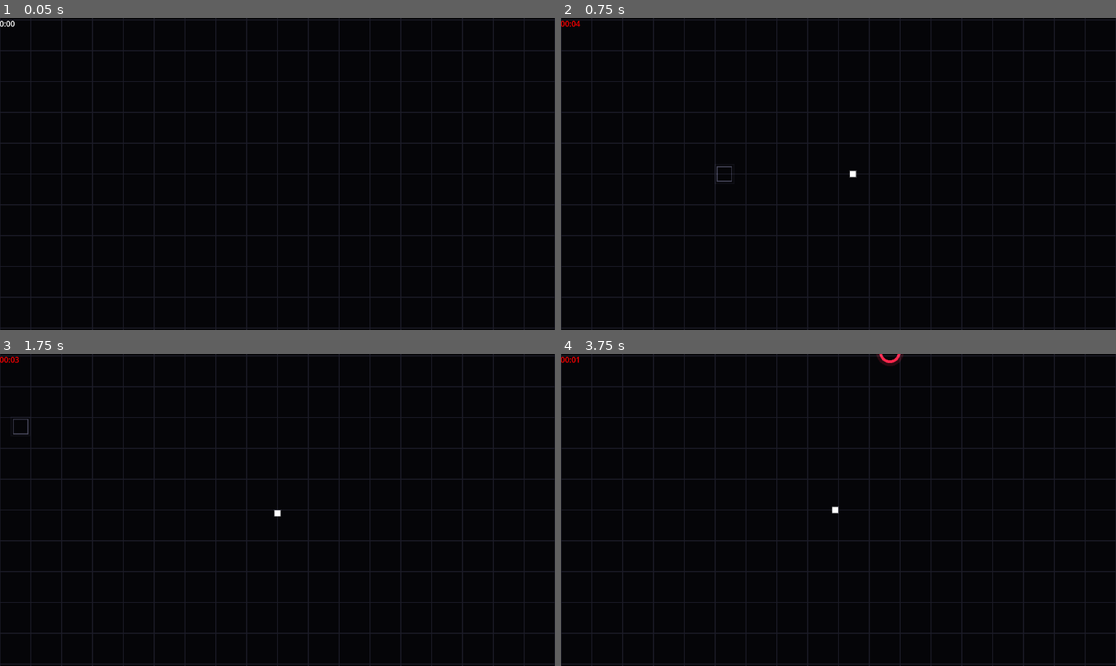
Above: before the commit, frames 1-4 (two rows, left to right).
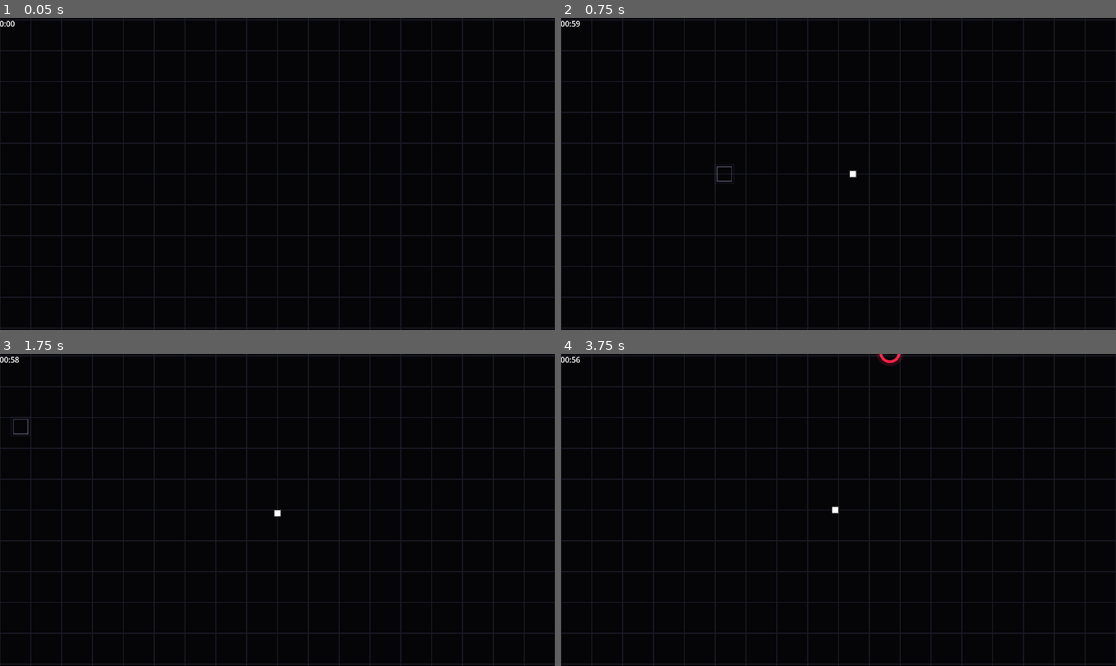
Above: after the commit, the same moments.

Repository: AnonymousXavier/ink-void
Game: Godot game, scene res://Scenes/world.tscn
The game is run twice, just before and just after one commit, with the same random seed, the same clock (stepped at 60 frames per second) and the same inputs.
Inputs (mouse positions are in pixels of both pictures, inside the frame that each line leads up to):
- Up to frame 1 (0.05 s): no input
- Up to frame 2 (0.75 s): tap Enter at 0.5 s; move the mouse to (960, 158) at 0.52 s; hold Right (right) from 0.53 s (still down); tap Shift (dash) at 0.6 s; click (960, 158) at 0.67 s
- Up to frame 3 (1.75 s): tap Space (parry) at 0.8, 1.35 s; move the mouse to (166, 525) at 1.27 s; release Right (right) at 1.28 s; hold Down (down) from 1.28 s (still down); tap Shift (dash) at 1.55 s
- Up to frame 4 (3.75 s): move the mouse to (894, 441) at 2.02 s; release Down (down) at 2.03 s; hold Right (right) 2.03-2.78 s; tap Shift (dash) at 2.1, 3.05, 3.6 s; tap Space (parry) at 2.3, 2.85, 3.5 s; move the mouse to (810, 572) at 2.77 s; hold Up (up) 2.78-3.53 s; click (810, 572) at 2.92 s; move the mouse to (1005, 556) at 3.52 s; hold Left (left) from 3.53 s (still down)

Frame 1 is identical in both runs. In frame 2, less than 0.1% of the frame differs, in the area x 0-4%, y 0-3%; in frame 3, less than 0.1%; in frame 4, less than 0.1%.

Commit message:
Gameplay Rework

Diff:
--- a/AutoLoads/Constants.gd
+++ b/AutoLoads/Constants.gd
@@ -11,14 +11,21 @@
 const UPGRADES: Dictionary = {
 	"hyper_dash": {
 		"title": "Hyper Dash",
-		"desc": "+600 Dash Speed.\n-1.0s Cooldown."
+		"desc": "+600 Dash Speed.\n-1.0s Cooldown.",
+		"max_level": 2,
+		"speed_inc": 600.0,
+		"cd_dec": 1.0
 	},
 	"thick_blood": {
 		"title": "Thick Blood",
-		"desc": "+1 Max HP.\nFully restore Health."
+		"desc": "+1 Max HP.\nFully restore Health.",
+		"max_level": 5,
+		"hp_inc": 1
 	},
 	"railgun_pierce": {
 		"title": "Railgun Pierce",
-		"desc": "Parried bullets rip\nthrough all enemies."
+		"desc": "+3 Parried Bullet Pierce.",
+		"max_level": 3,
+		"pierce_inc": 3
 	}
 }
--- a/AutoLoads/Stats.gd
+++ b/AutoLoads/Stats.gd
@@ -5,7 +5,7 @@
 }
 
 @onready var projectile_weapon_datas: Dictionary[Enums.ENTITY_TYPES, ProjectileWeaponData] = {
-	Enums.ENTITY_TYPES.NORMAL_ENEMY: Misc.create_projectile_data_for(0.25, 1, Constants.CHUNK_SIZE, [Enums.ALIGNMENTS.PLAYER])
+	Enums.ENTITY_TYPES.NORMAL_ENEMY: Misc.create_projectile_data_for(1, 1, Constants.CHUNK_SIZE * 0.375, [Enums.ALIGNMENTS.PLAYER])
 }
 
 @onready var health_data: Dictionary[Enums.ENTITY_TYPES, HealthData] = {
--- a/Resources/ProjectileWeaponData.gd
+++ b/Resources/ProjectileWeaponData.gd
@@ -6,7 +6,12 @@
 @export var damage: float
 @export var fire_rate: float # Bullets per sec
 @export var target_id: int
+
 @export var target_alignments: Array[Enums.ALIGNMENTS]
+
+var is_aiming: bool = false
+var aim_timer: float = 0.0
+var aim_duration: float = 0.8 # Takes 0.8 seconds to lock on and fire
 
 func clone() -> ProjectileWeaponData:
 	var data_clone = ProjectileWeaponData.new()
--- a/Systems/enemy_manager.gd
+++ b/Systems/enemy_manager.gd
@@ -29,6 +29,7 @@
 func spawn_enemy(): # A higher level function, spawn enemy a random an enemy at a random coord outside screen boundaries
 	var enemy_type = Enums.ENTITY_TYPES.NORMAL_ENEMY
 	var camera = SceneInstances.camera
+	var entity_manager = SceneInstances.entity_manager
 
 	var cam_center = camera.position
 	var cam_size = camera.get_size()
@@ -39,4 +40,26 @@
 	var spawn_pos = Vector2i(cam_center) + Vector2i(x,y) * direction
 
 	var enemy_id = Factories.create_enemy(enemy_type, spawn_pos)
+
+	# --- THE ESCALATION MULTIPLIER ---
+	var wave_sys = SceneInstances.wave_system
+	if wave_sys:
+		var wave = wave_sys.current_wave
+		var render = entity_manager.render_components.get(enemy_id)
+		var health = entity_manager.health_components.get(enemy_id)
+		var velocity = entity_manager.velocity_components.get(enemy_id)
+
+		# +50% HP per wave, +20% Speed per wave
+		var hp_multiplier: float = 1.0 + ((wave - 1) * 0.25)
+		var speed_multiplier: float = 1.0 + ((wave - 1) * 0.1)
+
+		health.maxHealth = max(1, int(health.maxHealth * hp_multiplier))
+		health.health = health.maxHealth
+
+		velocity.speed *= speed_multiplier
+
+		# Tint the enemies slightly red as they get stronger
+		var red_tint = min(1.0, 0.1 * wave)
+		render.modulate = Color(1.0, 1.0 - red_tint, 1.0 - red_tint)
+
 	SceneInstances.entity_manager.add_entity_to_a_chunk(spawn_pos, enemy_id)
--- a/Systems/rendering_system.gd
+++ b/Systems/rendering_system.gd
@@ -91,3 +91,24 @@
 		# draw_arc(center, radius, start_angle, end_angle, point_count, color, width, antialiased)
 		# We use 64 points to keep it perfectly smooth but highly optimized for mobile!
 		draw_arc(final_screen_pos, wave_data.radius * zoom, 0.0, TAU, Constants.TILE_SIZE * 0.5, flash_color, ring_thickness, true)
+
+	# THE LASER SIGHTS
+	var weapons = SceneInstances.entity_manager.projectile_weopon_components
+	if player_id != -1 and player_id in SceneInstances.entity_manager.transform_components:
+		var p_transform = SceneInstances.entity_manager.transform_components[player_id]
+		var player_screen_pos = screen_center + ((p_transform.position - camera_pos) * zoom)
+
+		for w_id in weapons:
+			var weapon = weapons[w_id]
+			if weapon.is_aiming and w_id in SceneInstances.entity_manager.transform_components:
+				var e_transform = SceneInstances.entity_manager.transform_components[w_id]
+				var enemy_screen_pos = screen_center + ((e_transform.position - camera_pos) * zoom)
+
+				# The laser intensifies as the timer drops to 0!
+				var charge_ratio = 1.0 - (weapon.aim_timer / weapon.aim_duration)
+
+				# Starts faint red, becomes bright solid red
+				var laser_color = Color(1.0, 0.0, 0.0, 0.2 + (0.8 * charge_ratio))
+				var laser_thickness = (1.0 + (3.0 * charge_ratio)) * zoom
+
+				draw_line(enemy_screen_pos, player_screen_pos, laser_color, laser_thickness, true)
--- a/Systems/shooting_system.gd
+++ b/Systems/shooting_system.gd
@@ -1,37 +1,32 @@
 extends Node
 class_name ShootingSystem
 
-func update(_delta: float) -> void:
+func update(delta: float) -> void:
 	var entity_manager = SceneInstances.entity_manager
 	var player_id = entity_manager.player_id
 
-	if player_id == -1 or not entity_manager.active_entities.has(player_id):
-		return
+	if player_id == -1 or not entity_manager.active_entities.has(player_id): return
 
 	var player_transform = entity_manager.transform_components.get(player_id)
-	if not player_transform:
-		return
+	if not player_transform: return
 
 	var weapon_components = entity_manager.projectile_weopon_components
 	var countdown_components = entity_manager.countdown_components
 	var transform_components = entity_manager.transform_components
 
-	# Loop through ONLY the entities that have guns
+	var max_simultaneous_shots: int = 3 # THE SWARM THRESHOLD
+	var current_aiming_count: int = 0
+
+	# PASS 1: Process active aimers and count tokens
 	for entity_id in weapon_components:
 		var weapon_data: ProjectileWeaponData = weapon_components[entity_id]
-		var transform_data: TransformData = transform_components.get(entity_id)
-		var countdown_data: CountDownData = countdown_components.get(entity_id)
 
-		if not transform_data or not countdown_data:
-			continue
+		if weapon_data.is_aiming:
+			current_aiming_count += 1
+			weapon_data.aim_timer -= delta
 
-		# Pure, direct distance check. No chunk mapping required!
-		var distance_squared = transform_data.position.distance_squared_to(player_transform.position)
-		var max_range_squared = weapon_data.attack_range * weapon_data.attack_range
-
-		if distance_squared <= max_range_squared:
-			if not countdown_data.started:
-				# Trigger the shot directly at the player
+			if weapon_data.aim_timer <= 0.0:
+				# 1. Fire the bullet!
 				var shoot_event = {
 					"type": Enums.EVENT_TYPES.SHOOT_TARGET,
 					"id": entity_id,
@@ -39,4 +34,29 @@
 					"damage": weapon_data.damage
 				}
 				SceneInstances.events_manager.add_event(shoot_event)
-				CountDownSystem.start_countdown_for(countdown_data)
+
+				# 2. Release the token and go on global cooldown
+				weapon_data.is_aiming = false
+				current_aiming_count -= 1
+				var cd_data = countdown_components.get(entity_id)
+				if cd_data: CountDownSystem.start_countdown_for(cd_data)
+
+	# PASS 2: Check for newly provoked enemies
+	for entity_id in weapon_components:
+		var weapon_data: ProjectileWeaponData = weapon_components[entity_id]
+		var transform_data: TransformData = transform_components.get(entity_id)
+		var countdown_data: CountDownData = countdown_components.get(entity_id)
+
+		if not transform_data or not countdown_data: continue
+
+		# If they aren't aiming, and aren't on cooldown, check the trap!
+		if not weapon_data.is_aiming and not countdown_data.started:
+			var distance_sq = transform_data.position.distance_squared_to(player_transform.position)
+			var max_range_sq = weapon_data.attack_range * weapon_data.attack_range
+
+			if distance_sq <= max_range_sq:
+				# They are in the trap! Can they grab a token?
+				if current_aiming_count < max_simultaneous_shots:
+					weapon_data.is_aiming = true
+					weapon_data.aim_timer = weapon_data.aim_duration
+					current_aiming_count += 1
--- a/Systems/upgrade_system.gd
+++ b/Systems/upgrade_system.gd
@@ -13,20 +13,39 @@
 			apply_upgrade(player_id, upgrade_id, entity_manager)
 
 func apply_upgrade(player_id: int, upgrade_id: String, em: EntityManager) -> void:
+	var wave_sys = SceneInstances.wave_system
+	var live_deck = wave_sys.active_deck
+
+	if not live_deck.has(upgrade_id): return # Safety check
+
+	# Extract the data payload for this specific card
+	var data = live_deck[upgrade_id]
+
+	# 1. Apply the Data-Driven Math
 	match upgrade_id:
 		"hyper_dash":
 			var dash = em.dash_components.get(player_id)
 			if dash:
-				dash.dash_speed += 600.0 # From 1800 to 2400
-				dash.cooldown = max(1.0, dash.cooldown - 1.0) # Reduce cooldown by 1s
-
+				dash.dash_speed += data["speed_inc"]
+				dash.cooldown = max(1.0, dash.cooldown - data["cd_dec"])
 		"thick_blood":
 			var health = em.health_components.get(player_id)
 			if health:
-				health.maxHealth += 1
-				health.health = health.maxHealth # Heal to full
-
+				health.maxHealth += data["hp_inc"]
+				health.health = health.maxHealth
 		"railgun_pierce":
 			var parry = em.parry_components.get(player_id)
 			if parry:
-				parry.parry_pierce_bonus = 99 # Parried bullets now pierce everything
+				parry.parry_pierce_bonus += data["pierce_inc"]
+
+	# 2. Level Up and Burn
+	data["current_level"] += 1
+	var current = data["current_level"]
+	var maximum = data["max_level"]
+
+	print("UPGRADE BOUGHT: ", upgrade_id, " (Level ", current, "/", maximum, ")")
+
+	# The Clamp & Burn
+	if current >= maximum:
+		live_deck.erase(upgrade_id)
+		print(upgrade_id, " HAS REACHED MAX LEVEL AND WAS BURNED FROM THE DECK!")
--- a/Systems/wave_system.gd
+++ b/Systems/wave_system.gd
@@ -1,7 +1,7 @@
 extends Node
 class_name WaveSystem
 
-var wave_duration: float = 5.0
+var wave_duration: float = 60.0
 var time_left: float = wave_duration
 var is_wave_active: bool = true
 var current_wave: int = 1
